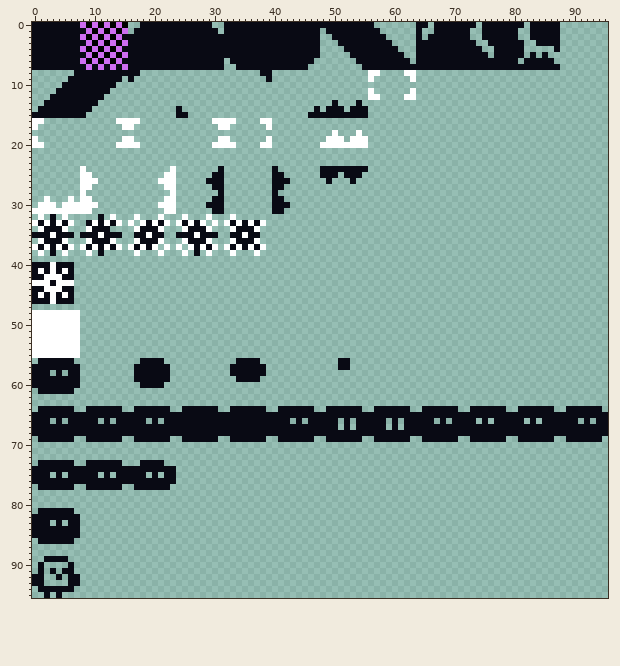
File history of a pixel-art file, game/assets/spritesheet.aseprite. The first picture shows the starting point.
96x96 pixels, 1 frame.
After the commit:
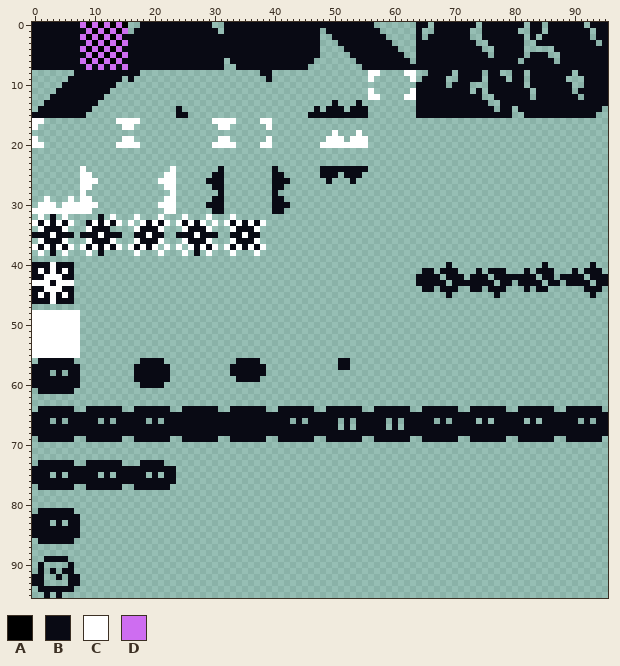
Palette (. is transparent): A #000000  B #090a14  C #ffffff  D #ce6df1
The edit:
y 0: x 85 B -> .; x 88..91 .... -> BBBB; x 93..95 ... -> BBB
y 1: x 85 B -> .; x 88..92 ..... -> BBBBB; x 94..95 .. -> BB
y 2: x 81 . -> B; x 84 B -> .; x 88..92 ..... -> BBBBB; x 94..95 .. -> BB
y 3: x 88..93 ...... -> BBBBBB; x 95 . -> B
y 4: x 88..95 ........ -> BBBBBBBB
y 5: x 84 . -> B; x 88..95 ........ -> BBBBBBBB
y 6..7: x 88..95 ........ -> BBBBBBBB
y 8: x 66..69 .... -> BBBB; x 71..74 .... -> BBBB; x 76..77 .. -> BB; x 80..81 .. -> BB; x 83..89 ....... -> BBBBBBB; x 91..95 ..... -> BBBBB
y 9: x 65..68 .... -> BBBB; x 71..74 .... -> BBBB; x 76..78 ... -> BBB; x 80..81 .. -> BB; x 83..88 ...... -> BBBBBB; x 92..95 .... -> BBBB
y 10: x 64..68 ..... -> BBBBB; x 70..72 ... -> BBB; x 76..81 ...... -> BBBBBB; x 83..89 ....... -> BBBBBBB; x 92..95 .... -> BBBB
y 11: x 64..72 ......... -> BBBBBBBBB; x 74 . -> B; x 76..82 ....... -> BBBBBBB; x 84..89 ...... -> BBBBBB; x 91..95 ..... -> BBBBB
y 12: x 64..74 ........... -> BBBBBBBBBBB; x 77..82 ...... -> BBBBBB; x 84..90 ....... -> BBBBBBB; x 92..95 .... -> BBBB
y 13: x 64..75 ............ -> BBBBBBBBBBBB; x 78..95 .................. -> BBBBBBBBBBBBBBBBBB
y 14: x 64..76 ............. -> BBBBBBBBBBBBB; x 78..79 .. -> BB; x 81..94 .............. -> BBBBBBBBBBBBBB
y 15: x 64..79 ................ -> BBBBBBBBBBBBBBBB; x 82..93 ............ -> BBBBBBBBBBBB
y 40: x 69 . -> B; x 85 . -> B; x 93 . -> B
y 41: x 65..66 .. -> BB; x 68..70 ... -> BBB; x 74 . -> B; x 76..78 ... -> BBB; x 82 . -> B; x 84..86 ... -> BBB; x 90 . -> B; x 92..94 ... -> BBB
y 42: x 64..67 .... -> BBBB; x 69..71 ... -> BBB; x 73..75 ... -> BBB; x 77..83 ....... -> BBBBBBB; x 85..86 .. -> BB; x 88..91 .... -> BBBB; x 93..95 ... -> BBB
y 43: x 64..68 ..... -> BBBBB; x 70..76 ....... -> BBBBBBB; x 78..79 .. -> BB; x 81..84 .... -> BBBB; x 86..87 .. -> BB; x 89..92 .... -> BBBB; x 94..95 .. -> BB
y 44: x 65..66 .. -> BB; x 68..70 ... -> BBB; x 73..74 .. -> BB; x 76..78 ... -> BBB; x 82 . -> B; x 84..85 .. -> BB; x 92..94 ... -> BBB
y 45: x 69 . -> B; x 77 . -> B; x 93 . -> B
Changed places in both pictures, as pixel boxes (x1, y1, x2, y2):
changed: (416, 22, 608, 118)
added: (416, 262, 608, 298)
